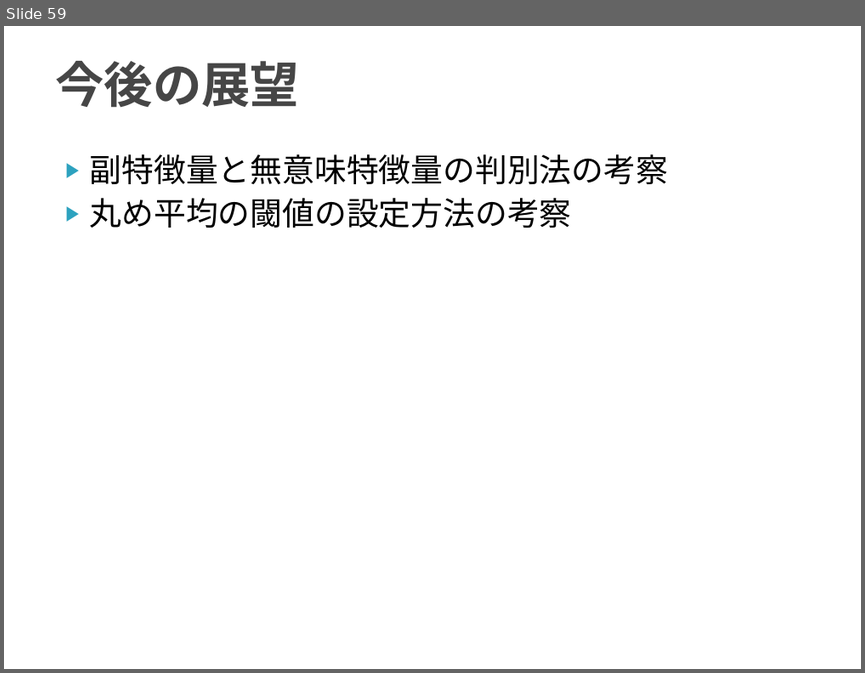
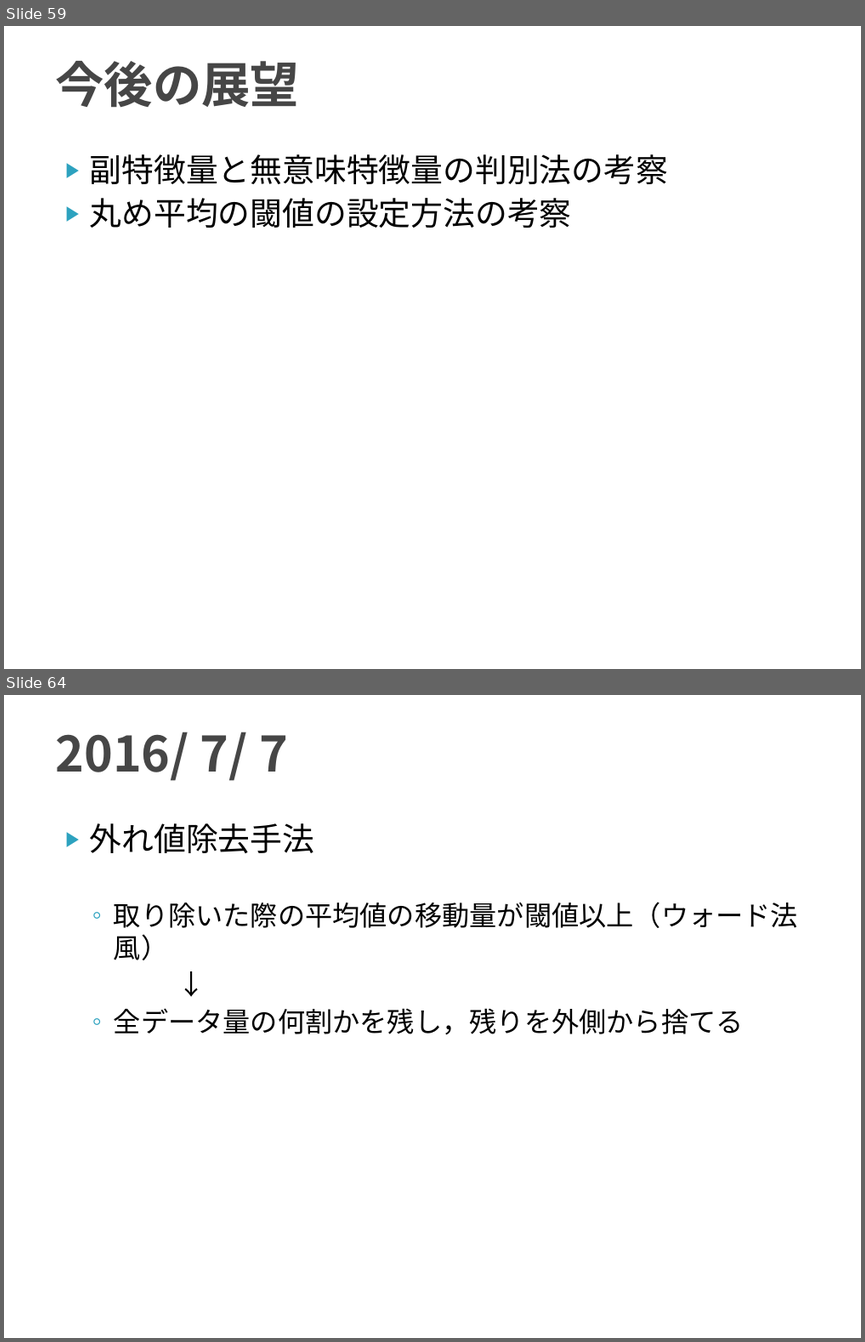
Before and after one commit to TetsuyaKomota/GitforEclipseTest, a slide deck: IntentionLearning_v2/slide/discussion2016.pptx. Shown one above the other, each under a label of ours: slide 59 before the commit, slides 59 and 64 after it; the slides between them are not shown. The pictures are 865x673 and 865x1342 pixels, drawn with LibreOffice and Linux fonts; fonts in the diff are those of the drawing. Boxes give left, top, right and bottom in pixels: in the first picture for what was removed or moved away, otherwise in the second. Text is boxed around its words. In the diff, an @@ line names an element or a change of style, - is before the commit and + after.

```diff
--- a/IntentionLearning_v2/slide/discussion2016.pptx
+++ b/IntentionLearning_v2/slide/discussion2016.pptx
@@ slide 64 added at <box>4,695,861,1338</box>, background #FFFFFF @@
@@ title added at <box>55,732,288,781</box>, 41 pt, text #464646, bold @@
+2016/ 7/ 7
@@ text added at <box>90,823,798,1035</box>, 23 pt, text #000000 @@
+▶ 外れ値除去手法
+  ◦ 取り除いた際の平均値の移動量が閾値以上（ウォード法風）
+  ↓
+  ◦ 全データ量の何割かを残し，残りを外側から捨てる
```
Also in this commit, not shown: 3 slides changed, 6 other slides added, 2 other files.
